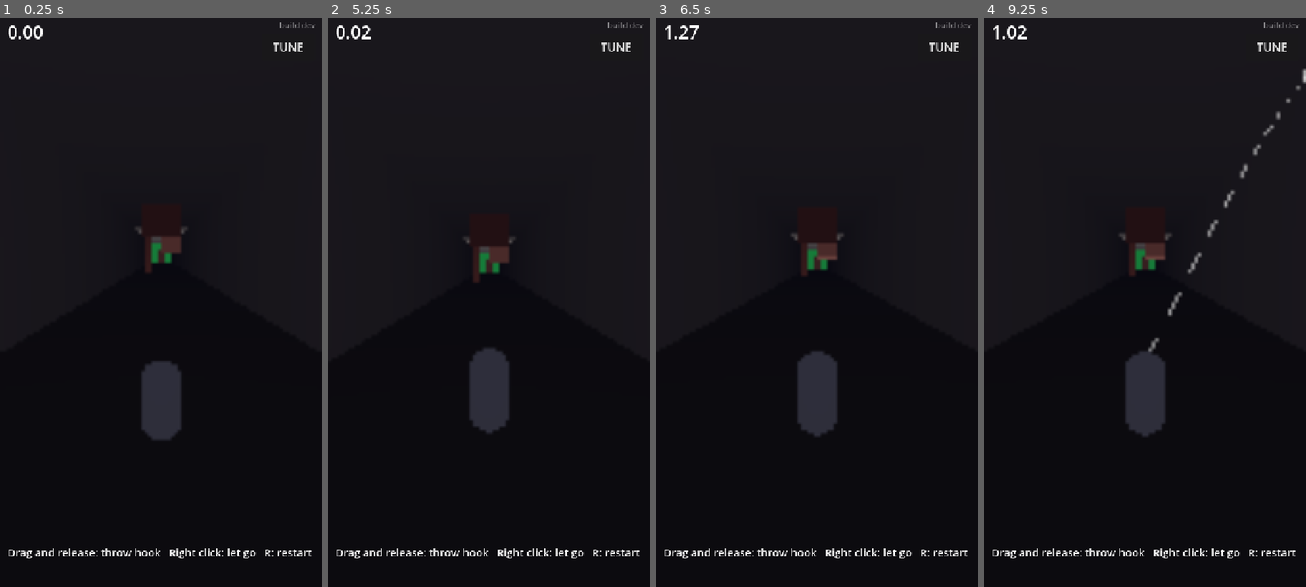
Above: before the commit, frames 1-4 (left to right).
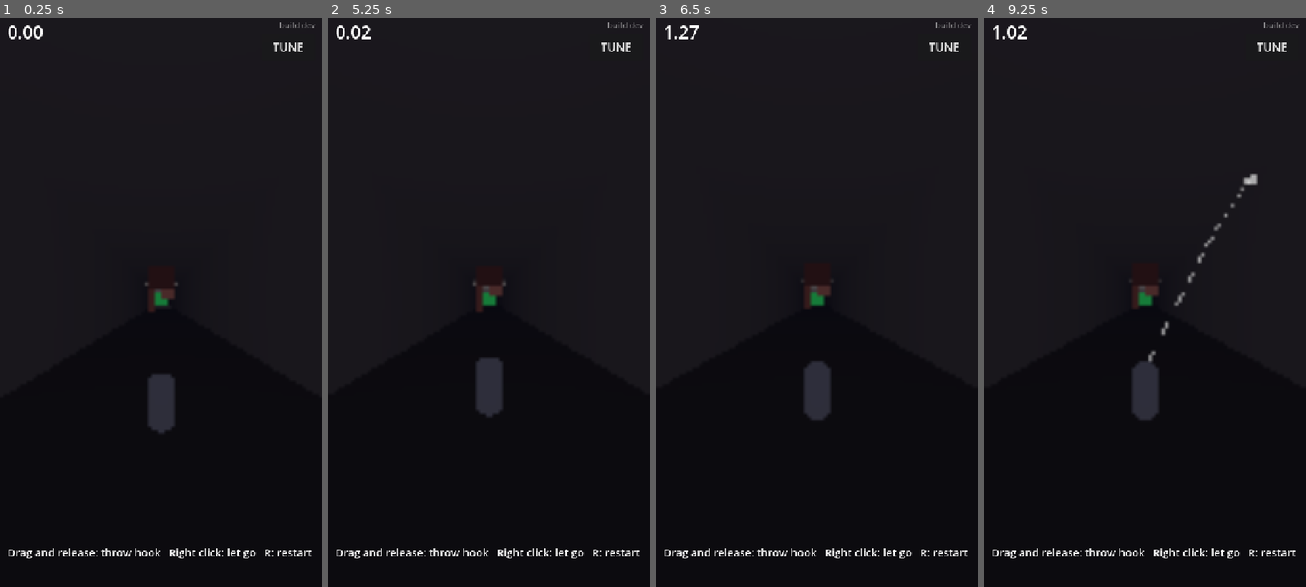
Above: after the commit, the same moments.

Repository: j4nric/Grappling-hook-app
Game: Godot game, scene res://scenes/main.tscn
Same seed, same stepped clock (60 frames per second), same inputs: the game is played once before the commit and once after it.
Inputs (mouse positions are in pixels of both pictures, inside the frame that each line leads up to):
- Up to frame 1 (0.25 s): no input
- Up to frame 2 (5.25 s): click "TUNE" at 0.5 s; click "Play" at 1.25 s; click "TUNE" at 2 s; click "Play" at 2.75 s; click "TUNE" at 3.5 s; click "Play" at 4.25 s; tap Enter at 5 s; move the mouse to (559, 274) at 5.02 s; tap R at 5.1 s; click (559, 274) at 5.17 s
- Up to frame 3 (6.5 s): drag from (752, 330) to (800, 416) at 5.77 s
- Up to frame 4 (9.25 s): tap Space at 6.5 s; move the mouse to (1177, 171) at 6.52 s; tap R at 6.6, 8.1 s; click (1177, 171) at 6.67 s; drag from (1128, 416) to (1048, 217) at 7.27 s; move the mouse to (1241, 387) at 8.02 s; click (1241, 387) at 8.17 s; drag from (1048, 217) to (1096, 154) at 8.77 s

The runs differ from the first frame. In frame 1, 1.5% of the frame differs, in the area x 42-58%, y 37-75%; in frame 2, 1.7%; in frame 3, 1.7%; in frame 4, 2.5%, in the area x 42-100%, y 8-74%.

Commit message:
Kamera: Sichtfeld im Hochformat, Blick zum Haken, Roll, Shake
- Horizontales Sichtfeld (65°), damit die Tunnelbreite im Hochformat
  sichtbar bleibt; Blick etwas höher Richtung Decke
- Beim Zug schaut die Kamera anteilig Richtung Anker
- Roll beim seitlichen Schwingen, Shake beim Einhaken und harten Landungen
- Regler im Kamera-Tab, Test für FOV, Blick, Roll und Shake

Co-Authored-By: Claude Opus 5.5 <noreply@anthropic.com>
Claude-Session: https://claude.ai/code/session_01NprrisYecDf1UXiA34pvZx

Diff:
--- a/scripts/camera_rig.gd
+++ b/scripts/camera_rig.gd
@@ -1,23 +1,69 @@
 extends Node3D
 ## Third-person camera behind the player, looking down the tunnel (-Z).
-## The three "Spider-Man" ingredients live here: lag, look-ahead, speed FOV.
+## The "Spider-Man" ingredients live here: lag, look-ahead (also toward the
+## hook), speed FOV, roll when swinging sideways and shake on impacts.
 
 @export var target: Node3D
 @export var offset := Vector3(0.0, 2.5, 7.0)
 ## Higher = snappier follow. Lower = more lag / more sense of speed.
 @export var follow_speed := 6.0
-@export var look_ahead := Vector3(0.0, 1.0, -8.0)
-@export var base_fov := 75.0
-@export var fov_per_speed := 0.5
-@export var max_fov := 105.0
+@export var look_ahead := Vector3(0.0, 2.5, -8.0)
+
+@export_group("Field of view")
+## The FOV is horizontal, so the tunnel width stays visible in portrait.
+@export var keep_width := true
+@export var base_fov := 65.0
+@export var fov_per_speed := 0.4
+@export var max_fov := 90.0
 @export var fov_lerp_speed := 4.0
+
+@export_group("Hook")
+## How far the view turns toward the anchor while the rope pulls (0..1).
+@export var anchor_look_weight := 0.3
+@export var look_lerp_speed := 5.0
+
+@export_group("Roll")
+## Degrees of roll per m/s of sideways speed.
+@export var roll_per_speed := 1.2
+@export var max_roll := 12.0
+@export var roll_lerp_speed := 4.0
+
+@export_group("Shake")
+## Maximum shake offset (m) at full trauma.
+@export var shake_strength := 0.35
+## Trauma added when the hook sticks (0..1).
+@export var hook_shake := 0.35
+## Trauma per m/s of landing speed above 8 m/s.
+@export var landing_shake_per_speed := 0.04
+## Trauma lost per second.
+@export var shake_decay := 2.5
+
+var _look_target := Vector3.ZERO
+var _roll := 0.0
+## 0..1; the shake grows with its square.
+var _trauma := 0.0
 
 @onready var camera: Camera3D = $Camera3D
 
 
 func _ready() -> void:
+	camera.keep_aspect = Camera3D.KEEP_WIDTH if keep_width else Camera3D.KEEP_HEIGHT
+	camera.fov = base_fov
 	if target:
 		global_position = target.global_position + offset
+		_look_target = target.global_position + look_ahead
+		if target.has_signal("hook_attached"):
+			target.hook_attached.connect(func(_p: Vector3, _n: Vector3) -> void: add_trauma(hook_shake))
+		if target.has_signal("landed"):
+			target.landed.connect(_on_landed)
+
+
+func add_trauma(amount: float) -> void:
+	_trauma = clampf(_trauma + amount, 0.0, 1.0)
+
+
+func _on_landed(impact_speed: float) -> void:
+	add_trauma(maxf(0.0, impact_speed - 8.0) * landing_shake_per_speed)
 
 
 func _physics_process(delta: float) -> void:
@@ -26,10 +72,27 @@
 
 	var desired := target.global_position + offset
 	global_position = global_position.lerp(desired, 1.0 - exp(-follow_speed * delta))
-	camera.look_at(target.global_position + look_ahead, Vector3.UP)
 
-	var speed := 0.0
+	var look := target.global_position + look_ahead
+	if _is_pulled():
+		look = look.lerp(target.anchor, anchor_look_weight)
+	_look_target = _look_target.lerp(look, 1.0 - exp(-look_lerp_speed * delta))
+
+	var velocity := Vector3.ZERO
 	if target is CharacterBody3D:
-		speed = (target as CharacterBody3D).velocity.length()
-	var target_fov := clampf(base_fov + speed * fov_per_speed, base_fov, max_fov)
+		velocity = (target as CharacterBody3D).velocity
+	# Bank into the swing: moving right tilts the view right.
+	var roll_target := clampf(velocity.x * roll_per_speed, -max_roll, max_roll)
+	_roll = lerpf(_roll, roll_target, 1.0 - exp(-roll_lerp_speed * delta))
+
+	_trauma = maxf(0.0, _trauma - shake_decay * delta)
+	var shake := Vector3(randf_range(-1, 1), randf_range(-1, 1), 0.0) * shake_strength * _trauma * _trauma
+	camera.position = shake
+	camera.look_at(_look_target + shake, Vector3.UP.rotated(Vector3.FORWARD, deg_to_rad(_roll)))
+
+	var target_fov := clampf(base_fov + velocity.length() * fov_per_speed, base_fov, max_fov)
 	camera.fov = lerpf(camera.fov, target_fov, 1.0 - exp(-fov_lerp_speed * delta))
+
+
+func _is_pulled() -> bool:
+	return "hook_state" in target and target.hook_state == target.HookState.ATTACHED
--- a/scripts/tuning_panel.gd
+++ b/scripts/tuning_panel.gd
@@ -57,6 +57,11 @@
 	["CameraRig", "max_fov", 60.0, 140.0, 1.0, "Camera"],
 	["CameraRig", "offset:y", 0.0, 8.0, 0.25, "Camera"],
 	["CameraRig", "offset:z", 2.0, 15.0, 0.25, "Camera"],
+	["CameraRig", "look_ahead:y", -5.0, 10.0, 0.25, "Camera"],
+	["CameraRig", "anchor_look_weight", 0.0, 1.0, 0.05, "Camera"],
+	["CameraRig", "roll_per_speed", 0.0, 5.0, 0.1, "Camera"],
+	["CameraRig", "max_roll", 0.0, 45.0, 1.0, "Camera"],
+	["CameraRig", "shake_strength", 0.0, 2.0, 0.05, "Camera"],
 ]
 
 const FONT_SIZE := 26
--- /dev/null
+++ b/tests/test_camera.gd
@@ -0,0 +1,30 @@
+extends "res://tests/test_case.gd"
+## Camera: horizontal FOV, look toward the anchor, roll, shake.
+
+
+func run() -> void:
+	await load_main()
+	var rig := main.get_node("CameraRig")
+	var cam: Camera3D = rig.camera
+	var p := player()
+	await wait_frames(30)
+	check(cam.keep_aspect == Camera3D.KEEP_WIDTH, "FOV is horizontal for portrait")
+	check(absf(cam.fov - rig.base_fov) < 1.0, "resting FOV is the base FOV")
+
+	# The hook sticks: shake, and the view turns toward the anchor.
+	var look_before: Vector3 = rig._look_target
+	InputRouter.throw_requested.emit(Vector2(0, -300), Vector2(0, -3000))
+	await wait_until(func() -> bool: return p.hook_state == p.HookState.ATTACHED, 60)
+	await get_tree().physics_frame
+	check(rig._trauma > 0.0, "hook sticking shakes the camera")
+	await wait_frames(8)
+	check(rig._look_target.y > look_before.y + 0.3, "view turns toward the anchor above")
+	check(cam.fov > rig.base_fov + 1.0, "speed widens the FOV")
+
+	# Sideways speed rolls the view.
+	main.restart()
+	await wait_frames(5)
+	p.velocity = Vector3(15, 0, 0)
+	await wait_frames(10)
+	check(rig._roll > 3.0, "moving right banks the view (%.1f deg)" % rig._roll)
+	check(rig._roll <= rig.max_roll + 0.01, "roll stays within its limit")
Not shown, added: tests/test_camera.gd.uid
Not shown, changed: CLAUDE.md
Not shown, changed: docs/next-steps.md
Not shown, changed: docs/roadmap.md
